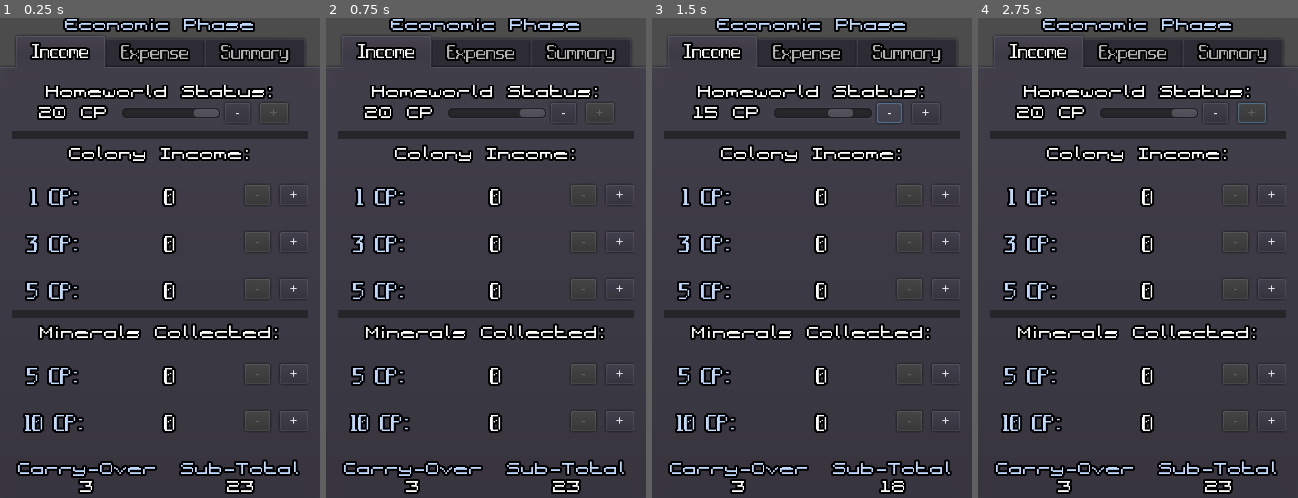
Above: before the commit, frames 1-4 (left to right).
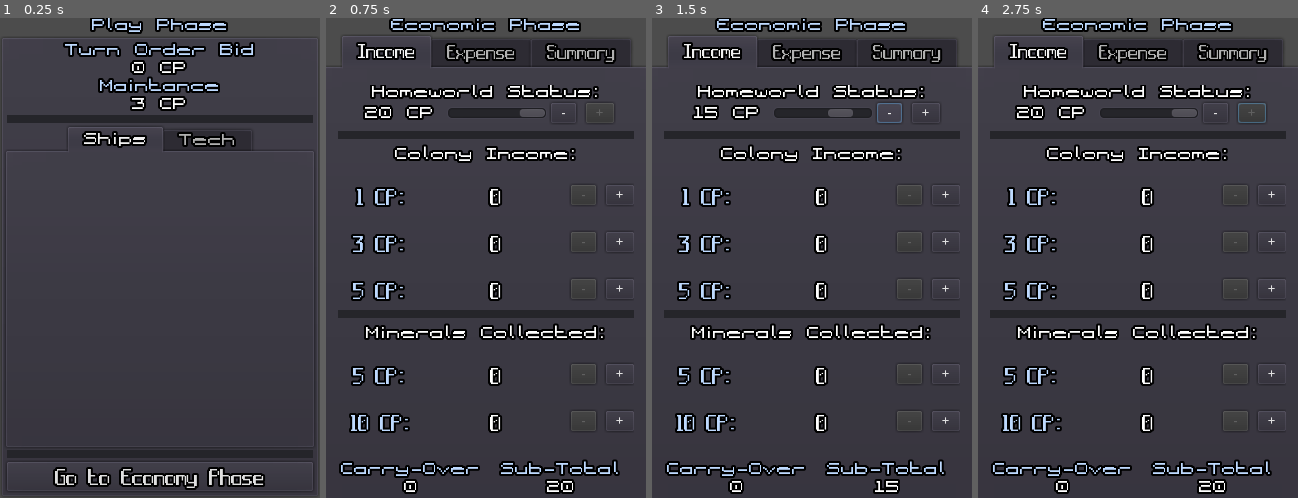
Above: after the commit, the same moments.

Repository: GalaxyCr8r/SpaceEmpires4xHelper
Game: Godot game, scene res://PlayPhase/PlayPhase.tscn
Two runs of this game, one before a commit and one after it. Both use one fixed random seed, a clock stepped at 60 frames per second and the inputs below. Before the commit the project starts from res://EconomicPhase.tscn.
Inputs (mouse positions are in pixels of both pictures, inside the frame that each line leads up to):
- Up to frame 1 (0.25 s): no input
- Up to frame 2 (0.75 s): click (486, 478) at 0.5 s, where only the run after the commit has a clickable "Go to Economy Phase"
- Up to frame 3 (1.5 s): click "-" at 1.25 s
- Up to frame 4 (2.75 s): click "+" at 2 s

The runs differ from the first frame. In frame 1, 21% of the frame differs, in the area x 0-100%, y 0-100%; in frame 2, 1.4%; in frame 3, 1.4%; in frame 4, 1.4%.

Commit message:
Added basic play-econ loop!

Diff:
--- a/EconomicPhase.tscn
+++ b/EconPhase/EconomicPhase.tscn
@@ -1,6 +1,6 @@
 [gd_scene load_steps=5 format=2]
 
-[ext_resource path="res://EconomicPhase.gd" type="Script" id=1]
+[ext_resource path="res://EconPhase/EconomicPhase.gd" type="Script" id=1]
 [ext_resource path="res://Fonts/Terminus.tres" type="DynamicFont" id=2]
 [ext_resource path="res://TurnMenus.tscn" type="PackedScene" id=3]
 [ext_resource path="res://Fonts/IndepModern.tres" type="DynamicFont" id=4]
--- a/EconPhase/Expense/ExpenseContents.gd
+++ b/EconPhase/Expense/ExpenseContents.gd
@@ -6,7 +6,7 @@
 ## Exported vars
 
 ## Internal Vars
-onready var maintRow:IncomeRow = $VBoxContainer/VBoxContainer/MaintRow
+onready var exiMaint:TitleAmount = $VBoxContainer/ExistingMaint
 onready var miscCost:TitleAmount = $VBoxContainer/Summary/MiscCost
 onready var resCost:TitleAmount = $VBoxContainer/Summary/ResearchCost
 onready var buildCost:TitleAmount = $VBoxContainer/Summary/BuildCost
@@ -19,32 +19,27 @@
 
 ## Methods
 func _ready():
-	maintRow.set_value(Global.lastTurnMaintance)
 	# Do NOT set res/build cost here because by default don't build/research anything.
 	Global.connect("currentIncome_changed", self, "_updateMax")
+	call_deferred("_updateAll")
 
 func _updateMax(currentIncome):
-	turnOrderBidRow.set_max_value(Global.currentIncomeCp)
+	turnOrderBidRow.set_max_value(currentIncome)
+	_updateAll()
 
 func _updateAll():
 	# Update summaries
-	miscCost.value = maintance + turnOrderBid
-
-	# Update global expense subtotal
-	subTotal = miscCost.value
-	subTotal += resCost.value
-	subTotal += buildCost.value
-	Global.currentExpenses = subTotal
+	Global.turnOrderBid = turnOrderBid
+	exiMaint.value = Global.getExistingMaintance()
+	miscCost.value = exiMaint.value + turnOrderBid
+	resCost.value = Global.getCostOfNewTech()
+	buildCost.value = Global.getCostOfNewShips()
 	availableCp.value = Global.getRemainingCp()
 
 ## Connected Signals
 func _on_TurnOrderBid_value_changed(new_value):
 	turnOrderBid = new_value
 	Global.turnOrderBid = turnOrderBid
-	call_deferred("_updateAll")
-
-func _on_Maintance_value_changed(new_value):
-	maintance = new_value
 	call_deferred("_updateAll")
 
 func _on_Research_value_changed(new_value):
--- a/EconPhase/Expense/ExpenseContents.tscn
+++ b/EconPhase/Expense/ExpenseContents.tscn
@@ -4,7 +4,7 @@
 [ext_resource path="res://Fonts/Terminus.tres" type="DynamicFont" id=2]
 [ext_resource path="res://Utility/ScrollBarRow.tscn" type="PackedScene" id=3]
 [ext_resource path="res://Utility/HorizontalRuler.tscn" type="PackedScene" id=4]
-[ext_resource path="res://EconPhase/Expense/MaintRow.tscn" type="PackedScene" id=5]
+[ext_resource path="res://Utility/TitleAmount.tscn" type="PackedScene" id=5]
 [ext_resource path="res://EconPhase/Expense/ResearchTab.tscn" type="PackedScene" id=6]
 [ext_resource path="res://EconPhase/Expense/BuildTab.tscn" type="PackedScene" id=7]
 [ext_resource path="res://EconPhase/Expense/MiscCost.tscn" type="PackedScene" id=8]
@@ -45,31 +45,21 @@
 margin_right = 296.0
 margin_bottom = 54.0
 
-[node name="VBoxContainer" type="VBoxContainer" parent="VBoxContainer"]
+[node name="ExistingMaint" parent="VBoxContainer" instance=ExtResource( 5 )]
+anchor_right = 0.0
+anchor_bottom = 0.0
 margin_top = 62.0
 margin_right = 296.0
-margin_bottom = 103.0
-
-[node name="Label" type="Label" parent="VBoxContainer/VBoxContainer"]
-margin_right = 296.0
-margin_bottom = 14.0
-custom_fonts/font = ExtResource( 2 )
-text = "Maintance:"
-align = 1
-
-[node name="MaintRow" parent="VBoxContainer/VBoxContainer" instance=ExtResource( 5 )]
-margin_left = 0.0
-margin_right = 296.0
-margin_bottom = 41.0
-alignment = 0
+margin_bottom = 94.0
+title = "Existing Maintance"
 
 [node name="HorizontalRuler2" parent="VBoxContainer" instance=ExtResource( 4 )]
-margin_top = 111.0
+margin_top = 102.0
 margin_right = 296.0
-margin_bottom = 119.0
+margin_bottom = 110.0
 
 [node name="TabContainer" type="TabContainer" parent="VBoxContainer"]
-margin_top = 127.0
+margin_top = 118.0
 margin_right = 296.0
 margin_bottom = 430.0
 size_flags_vertical = 3
@@ -84,46 +74,49 @@
 margin_top = 438.0
 margin_right = 296.0
 margin_bottom = 470.0
-custom_constants/separation = 8
+grow_horizontal = 0
+size_flags_horizontal = 3
 alignment = 1
 
 [node name="MiscCost" parent="VBoxContainer/Summary" instance=ExtResource( 8 )]
 anchor_right = 0.0
 anchor_bottom = 0.0
-margin_left = 19.0
-margin_right = 75.0
+margin_right = 71.0
 margin_bottom = 32.0
+size_flags_horizontal = 3
 title = "Misc."
 value = 0
 
 [node name="ResearchCost" parent="VBoxContainer/Summary" instance=ExtResource( 9 )]
 anchor_right = 0.0
 anchor_bottom = 0.0
-margin_left = 83.0
-margin_right = 138.0
+margin_left = 75.0
+margin_right = 146.0
 margin_bottom = 32.0
+size_flags_horizontal = 3
 title = "Res."
 value = 0
 
 [node name="BuildCost" parent="VBoxContainer/Summary" instance=ExtResource( 10 )]
 anchor_right = 0.0
 anchor_bottom = 0.0
-margin_left = 146.0
-margin_right = 204.0
+margin_left = 150.0
+margin_right = 221.0
 margin_bottom = 32.0
+size_flags_horizontal = 3
 title = "Build"
 value = 0
 
 [node name="RemainingCp" parent="VBoxContainer/Summary" instance=ExtResource( 10 )]
 anchor_right = 0.0
 anchor_bottom = 0.0
-margin_left = 212.0
-margin_right = 277.0
+margin_left = 225.0
+margin_right = 296.0
 margin_bottom = 32.0
+size_flags_horizontal = 3
 title = "Avail."
 value = 0
 
 [connection signal="value_changed" from="VBoxContainer/TurnOrderBid/ScrollBarRow" to="." method="_on_TurnOrderBid_value_changed"]
-[connection signal="value_changed" from="VBoxContainer/VBoxContainer/MaintRow" to="." method="_on_Maintance_value_changed"]
 [connection signal="value_changed" from="VBoxContainer/TabContainer/Research" to="." method="_on_Research_value_changed"]
 [connection signal="value_changed" from="VBoxContainer/TabContainer/Build" to="." method="_on_Build_value_changed"]
--- a/EconPhase/Income/IncomeContents.tscn
+++ b/EconPhase/Income/IncomeContents.tscn
@@ -131,23 +131,23 @@
 margin_top = 438.0
 margin_right = 304.0
 margin_bottom = 470.0
-custom_constants/separation = 24
 alignment = 1
 
 [node name="CarryOver" parent="VBoxContainer/Misc" instance=ExtResource( 10 )]
 anchor_right = 0.0
 anchor_bottom = 0.0
-margin_left = 10.0
-margin_right = 149.0
+margin_right = 150.0
 margin_bottom = 32.0
+size_flags_horizontal = 3
 title = "Carry-Over"
 
 [node name="SubTotal" parent="VBoxContainer/Misc" instance=ExtResource( 10 )]
 anchor_right = 0.0
 anchor_bottom = 0.0
-margin_left = 173.0
-margin_right = 293.0
+margin_left = 154.0
+margin_right = 304.0
 margin_bottom = 32.0
+size_flags_horizontal = 3
 title = "Sub-Total"
 
 [connection signal="value_changed" from="VBoxContainer/ScrollableIncomeSources/IncomeSources/Homeworld/HomeworldStatusRow" to="." method="_on_HomeworldStatusRow_value_changed"]
--- a/EconPhase/Summary/SummaryContents.gd
+++ b/EconPhase/Summary/SummaryContents.gd
@@ -28,10 +28,20 @@
 func _updateAll():
 	colonyCp.value = Global.colonyIncome
 	mineralCp.value = Global.mineralIncome
-	maintance.value = Global.getCurrentMaintance()
+	maintance.value = Global.getExistingMaintance()
 	turnOrder.value = Global.turnOrderBid
-	techSpending.value = 0 #Global.getTechSpending()
-	shipSpending.value = 0 #GLobal.getShipSpending()
+	techSpending.value = Global.getCostOfNewTech()
+	shipSpending.value = Global.getCostOfNewShips()
 	remainingCp.value = Global.getRemainingCp()
 
+	## TODO make an onready var
+	$VBoxContainer/DoneWithEconPhase/DoneButton.disabled = Global.getRemainingCp() < 0
+
 ## Connected Signals
+func _on_Done_button_up():
+	if Global.getRemainingCp() >= 0:
+		call_deferred("_changeScene")
+
+func _changeScene():
+	get_tree().change_scene("res://PlayPhase/PlayPhase.tscn")
+	Global.goToPlayPhase()
--- a/EconPhase/Summary/SummaryContents.tscn
+++ b/EconPhase/Summary/SummaryContents.tscn
@@ -101,7 +101,7 @@
 anchor_bottom = 0.0
 margin_right = 136.0
 margin_bottom = 32.0
-size_flags_horizontal = 2
+size_flags_horizontal = 3
 title = "Technology"
 
 [node name="ShipSpending" parent="VBoxContainer/Expenses" instance=ExtResource( 3 )]
@@ -110,6 +110,7 @@
 margin_left = 144.0
 margin_right = 292.0
 margin_bottom = 32.0
+size_flags_horizontal = 3
 title = "Space Ships"
 
 [node name="HorizontalRuler3" parent="VBoxContainer" instance=ExtResource( 4 )]
@@ -145,10 +146,12 @@
 margin_bottom = 401.0
 alignment = 1
 
-[node name="Button" type="Button" parent="VBoxContainer/DoneWithEconPhase"]
+[node name="DoneButton" type="Button" parent="VBoxContainer/DoneWithEconPhase"]
 margin_left = 71.0
 margin_right = 221.0
 margin_bottom = 29.0
 rect_min_size = Vector2( 150, 0 )
 custom_fonts/font = ExtResource( 2 )
 text = "Done"
+
+[connection signal="button_up" from="VBoxContainer/DoneWithEconPhase/DoneButton" to="." method="_on_Done_button_up"]
--- a/Global.gd
+++ b/Global.gd
@@ -3,21 +3,22 @@
 ## Provided Signals
 signal currentIncome_changed()
 signal currentExpenses_changed()
-signal currentEconPhaseValues_changed()
+
+signal existingShips_changed()
 
 ## Exported vars
 #export var STARTING_SCOUTS := 3
 
 ## Internal Vars
-enum ShipType {SC, DD, CA, BC, BB, DN, CO, BS, MR, SY}
+enum ShipType {SC, DD, CA, BC, BB, DN, CO, BS, MR, SY, DC}
 enum Tech {
 	ShipSize,
 	Attack,
 	Defense,
 	Tactics,
 	Move,
-	ShipYards,
-	Terraforming,
+	ShipYard,
+	Terraform,
 	Exploration
 }
 
@@ -28,19 +29,21 @@
 var turnOrderBid := 0 setget setTurnOrderBid
 var newTech := {}
 var newShips := {}
-var currentIncomeCp := 0 setget ,getCurrentCp
-var currentExpenses := 0 setget ,getExpenses
+var currentIncome := 0 setget setNothing
+var currentExpenses := 0 setget setNothing
+
+# Don't allow people to set these
+func setNothing(value):
+	print("Read only!")
 
 ## Last Econ Phase
 var researchedTech := {}
-var constructedShips := {}
-var lastTurnCarryOver := 3
-var lastTurnMaintance := 7
-onready var currentMaintance := 0 setget ,getCurrentMaintance
+var existingShips := {}
+var lastTurnCarryOver := 0
 
 ## Methods
 func _ready():
-	resetConstructedShips()
+	resetExistingShips()
 	resetTech()
 
 func resetEconPhase():
@@ -51,50 +54,205 @@
 	newTech = {}
 	newShips = {}
 
+func goToPlayPhase():
+	# Add new ships
+	for shpTyp in newShips:
+		existingShips[shpTyp] = existingShips.get(shpTyp, 0) + newShips[shpTyp]
+	# Add upgraded tech
+	for techTyp in newTech:
+		researchedTech[techTyp] = researchedTech.get(techTyp, 0) + newTech[techTyp]
+	lastTurnCarryOver = getRemainingCp()
+
+func goToEconPhase():
+	resetEconPhase()
+
 ## Empire-wide
-func resetConstructedShips():
-	constructedShips = {ShipType.SC: 3}
+func resetExistingShips():
+	existingShips = {ShipType.SC: 3, ShipType.CO: 3, ShipType.SY: 4, ShipType.MR: 1}
 
 func resetTech():
-	researchedTech = {Tech.ShipSize: 1, Tech.Move: 1, Tech.ShipYards: 1}
+	researchedTech = {Tech.ShipSize: 1, Tech.Move: 1, Tech.ShipYard: 1}
+
+func getExistingMaintance() -> int:
+	var maint := 0
+	for shpTyp in existingShips:
+		print("Constructed ship type found: ", shpTyp, " from: ", existingShips[shpTyp])
+		maint += getShipTypeMaintance(shpTyp) * existingShips[shpTyp]
+	print("Existing Maintance:", maint)
+	return maint
 
 ## Income
 func setColonyIncome(new_cp:int):
 	colonyIncome = new_cp
-	currentIncomeCp = lastTurnCarryOver + colonyIncome + mineralIncome
-	emit_signal("currentIncome_changed", currentIncomeCp)
+	_updateIncome()
+	emit_signal("currentIncome_changed", currentIncome)
 
 func setMineralIncome(new_cp:int):
 	mineralIncome = new_cp
-	currentIncomeCp = lastTurnCarryOver + colonyIncome + mineralIncome
-	emit_signal("currentIncome_changed", currentIncomeCp)
-
-func getCurrentCp() -> int:
-	return lastTurnCarryOver + colonyIncome + mineralIncome
+	_updateIncome()
+	emit_signal("currentIncome_changed", currentIncome)
+
+func _updateIncome():
+	currentIncome = lastTurnCarryOver + colonyIncome + mineralIncome
 
 ## Expenses
 func getRemainingCp() -> int:
-	return currentIncomeCp - currentExpenses
-
-func getCurrentMaintance() -> int:
+	return currentIncome - currentExpenses
+
+func getNewMaintance() -> int:
 	var maint := 0
-	for shpTyp in constructedShips:
-		print("Constructed ship type found: ", shpTyp, " from: ", constructedShips[shpTyp])
-		maint += getShipTypeMaintance(shpTyp) * constructedShips[shpTyp]
 	for shpTyp in newShips:
-		print("New ship type found: ", shpTyp, " from: ", newShips[shpTyp])
+		print("New ship type found: ", shpTyp, " count: ", newShips[shpTyp])
 		maint += getShipTypeMaintance(shpTyp) * newShips[shpTyp]
+	print("New Maintance:", maint)
 	return maint
 
 func setTurnOrderBid(new_bid:int):
 	turnOrderBid = new_bid
-	currentExpenses = getCurrentMaintance() + turnOrderBid
+	currentExpenses = getExistingMaintance() + turnOrderBid
 	emit_signal("currentExpenses_changed", currentExpenses)
 
-func getExpenses() -> int:
-	return currentExpenses
-
 ## Spending
+func getCostOfNewTech() -> int:
+	var cost := 0
+	for techTyp in newTech:
+		print("New tech type found: ", techTyp, " level: ", newTech[techTyp])
+		cost += getTechCost(techTyp, newTech[techTyp])
+	return cost
+
+func getTechCost(techType, level) -> int:
+	match techType:
+		Tech.ShipSize:
+			if level < 4:
+				return 5 * level
+			return 20
+		Tech.Attack, Tech.Defense:
+			match level:
+				1:
+					return 20
+				2:
+					return 30
+				3:
+					return 25
+				_:
+					print("WARNING Invalid Attack or Defense level:", level)
+					return 0
+		Tech.Tactics:
+			return 15
+		Tech.Move:
+			if level < 3:
+				return 20
+			elif level < 6:
+				return 25
+			else:
+				return 20
+		Tech.Terraform:
+			return 20
+		Tech.Exploration:
+			return 15
+		Tech.ShipYard:
+			return 10 + (5 * level)
+		_:
+			print("WARNING! Tech type >", techType, "< doesn't exist!")
+			return 0
+
+func getTechMaxLevel(techType) -> int:
+	match techType:
+		Tech.ShipSize:
+			return 6
+		Tech.Attack, Tech.Defense, Tech.Tactics, Tech.ShipYard:
+			return 3
+		Tech.Move:
+			return 7
+		Tech.Terraform, Tech.Exploration:
+			return 0
+		_:
+			print("WARNING! Tech type >", techType, "< doesn't exist!")
+			return 0
+
+func currentResearchLevel(techType) -> int:
+	return researchedTech.get(techType) if \
+		researchedTech.get(techType) >= newTech.get(techType) else \
+		newTech.get(techType)
+
+func getCostOfNewShips() -> int:
+	var cost := 0
+	for shpTyp in newShips:
+		print("New ship type found: ", shpTyp, " count: ", newShips[shpTyp])
+		cost += getShipTypeCost(shpTyp) * newShips[shpTyp]
+	return cost
+
+func getShipTypeCost(shipType) -> int:
+	match shipType:
+		ShipType.SC, ShipType.SY:
+			return 6
+		ShipType.DD:
+			return 9
+		ShipType.CA:
+			return 12
+		ShipType.BC:
+			return 15
+		ShipType.BB:
+			return 20
+		ShipType.DN:
+			return 24
+		ShipType.CO:
+			return 8
+		ShipType.BS:
+			return 12
+		ShipType.MR:
+			return 5
+		ShipType.DC:
+			return 1
+		_:
+			print("WARNING! Ship type >", shipType, "< doesn't exist!")
+			return 0
+
+func getShipTypeName(shipType) -> String:
+	match shipType:
+		ShipType.SC:
+			return "Scout"
+		ShipType.DD:
+			return "Destroyer"
+		ShipType.CA:
+			return "Cruiser"
+		ShipType.BC:
+			return "Battlecruiser"
+		ShipType.BB:
+			return "Battleship"
+		ShipType.DN:
+			return "Dreadnaught"
+		ShipType.CO:
+			return "Colony Ship"
+		ShipType.BS:
+			return "Base"
+		ShipType.MR:
+			return "Miner"
+		ShipType.DC:
+			return "Decoy"
+		ShipType.SY:
+			return "Shipyard"
+		_:
+			print("WARNING! Ship type >", shipType, "< doesn't exist!")
+			return "NULL NAME"
+
+func canBuildShip(shipType) -> bool:
+	match shipType:
+		ShipType.SC, ShipType.SY, ShipType.CO, ShipType.MR, ShipType.DC:
+			return true
+		ShipType.DD, ShipType.BS:
+			return currentResearchLevel(Tech.ShipSize) >= 2
+		ShipType.CA:
+			return currentResearchLevel(Tech.ShipSize) >= 3
+		ShipType.BC:
+			return currentResearchLevel(Tech.ShipSize) >= 4
+		ShipType.BB:
+			return currentResearchLevel(Tech.ShipSize) >= 5
+		ShipType.DN:
+			return currentResearchLevel(Tech.ShipSize) >= 6
+		_:
+			print("WARNING! Ship type >", shipType, "< doesn't exist!")
+			return false
 
 func getShipTypeMaintance(shipType) -> int:
 	match shipType:
--- /dev/null
+++ b/PlayPhase/CurrentMaintance.gd
@@ -0,0 +1,13 @@
+extends TitleAmount
+
+# Declare member variables here. Examples:
+# var a = 2
+# var b = "text"
+
+# Called when the node enters the scene tree for the first time.
+func _ready():
+	Global.connect("existingShips_changed", self, "_update")
+	call_deferred("_update")
+
+func _update():
+	set_value(Global.getExistingMaintance())
--- /dev/null
+++ b/PlayPhase/PlayPhase.gd
@@ -0,0 +1,23 @@
+extends VBoxContainer
+
+## Provided Signals
+#signal value_changed(new_value)
+
+## Exported vars
+#export var value : int = 0 setget set_value, get_value
+
+## Internal Vars
+#onready var  : =
+
+## Methods
+func _ready():
+	$VBoxContainer/PanelContainer/VBoxContainer/TurnOrderBid.value = Global.turnOrderBid
+
+## Connected Signals
+
+func _on_EconPhaseButton_button_up():
+	call_deferred("_goToEconPhase")
+
+func _goToEconPhase():
+	get_tree().change_scene("res://EconPhase/EconomicPhase.tscn")
+	Global.goToEconPhase()
--- /dev/null
+++ b/PlayPhase/PlayPhase.tscn
@@ -0,0 +1,110 @@
+[gd_scene load_steps=7 format=2]
+
+[ext_resource path="res://PlayPhase/PlayPhase.gd" type="Script" id=1]
+[ext_resource path="res://Fonts/Terminus.tres" type="DynamicFont" id=2]
+[ext_resource path="res://Utility/TitleAmount.tscn" type="PackedScene" id=3]
+[ext_resource path="res://PlayPhase/CurrentMaintance.gd" type="Script" id=4]
+[ext_resource path="res://Utility/HorizontalRuler.tscn" type="PackedScene" id=5]
+[ext_resource path="res://Fonts/IndepModern.tres" type="DynamicFont" id=6]
+
+[node name="PlayPhase" type="VBoxContainer"]
+anchor_right = 1.0
+anchor_bottom = 1.0
+script = ExtResource( 1 )
+
+[node name="VBoxContainer" type="VBoxContainer" parent="."]
+margin_right = 320.0
+margin_bottom = 480.0
+size_flags_horizontal = 3
+size_flags_vertical = 3
+
+[node name="Label" type="Label" parent="VBoxContainer"]
+margin_right = 320.0
+margin_bottom = 14.0
+custom_fonts/font = ExtResource( 2 )
+custom_colors/font_color = Color( 0.745098, 0.854902, 1, 1 )
+text = "Play Phase"
+align = 1
+
+[node name="PanelContainer" type="PanelContainer" parent="VBoxContainer"]
+margin_top = 18.0
+margin_right = 320.0
+margin_bottom = 480.0
+size_flags_horizontal = 3
+size_flags_vertical = 3
+
+[node name="VBoxContainer" type="VBoxContainer" parent="VBoxContainer/PanelContainer"]
+margin_left = 7.0
+margin_top = 7.0
+margin_right = 313.0
+margin_bottom = 455.0
+custom_constants/separation = 4
+
+[node name="TurnOrderBid" parent="VBoxContainer/PanelContainer/VBoxContainer" instance=ExtResource( 3 )]
+anchor_right = 0.0
+anchor_bottom = 0.0
+margin_right = 306.0
+margin_bottom = 32.0
+size_flags_horizontal = 3
+title = "Turn Order Bid"
+postfix = " CP"
+
+[node name="CurMaint" parent="VBoxContainer/PanelContainer/VBoxContainer" instance=ExtResource( 3 )]
+anchor_right = 0.0
+anchor_bottom = 0.0
+margin_top = 36.0
+margin_right = 306.0
+margin_bottom = 68.0
+size_flags_horizontal = 3
+script = ExtResource( 4 )
+title = "Maintance"
+postfix = " CP"
+
+[node name="HorizontalRuler" parent="VBoxContainer/PanelContainer/VBoxContainer" instance=ExtResource( 5 )]
+margin_top = 72.0
+margin_right = 306.0
+margin_bottom = 80.0
+
+[node name="TabContainer" type="TabContainer" parent="VBoxContainer/PanelContainer/VBoxContainer"]
+margin_top = 84.0
+margin_right = 306.0
+margin_bottom = 403.0
+size_flags_vertical = 3
+custom_fonts/font = ExtResource( 2 )
+
+[node name="Ships" type="Tabs" parent="VBoxContainer/PanelContainer/VBoxContainer/TabContainer"]
+anchor_right = 1.0
+anchor_bottom = 1.0
+margin_left = 4.0
+margin_top = 32.0
+margin_right = -4.0
+margin_bottom = -4.0
+
+[node name="Tech" type="Tabs" parent="VBoxContainer/PanelContainer/VBoxContainer/TabContainer"]
+visible = false
+anchor_right = 1.0
+anchor_bottom = 1.0
+margin_left = 4.0
+margin_top = 32.0
+margin_right = -4.0
+margin_bottom = -4.0
+
+[node name="HorizontalRuler2" parent="VBoxContainer/PanelContainer/VBoxContainer" instance=ExtResource( 5 )]
+margin_top = 407.0
+margin_right = 306.0
+margin_bottom = 415.0
+
+[node name="HBoxContainer" type="HBoxContainer" parent="VBoxContainer/PanelContainer/VBoxContainer"]
+margin_top = 419.0
+margin_right = 306.0
+margin_bottom = 448.0
+size_flags_horizontal = 7
+
+[node name="EconPhaseButton" type="Button" parent="VBoxContainer/PanelContainer/VBoxContainer/HBoxContainer"]
+margin_right = 306.0
+margin_bottom = 29.0
+size_flags_horizontal = 7
+custom_fonts/font = ExtResource( 6 )
+text = "Go to Economy Phase"
+
+[connection signal="button_up" from="VBoxContainer/PanelContainer/VBoxContainer/HBoxContainer/EconPhaseButton" to="." method="_on_EconPhaseButton_button_up"]
--- a/Utility/ScrollBarRow.gd
+++ b/Utility/ScrollBarRow.gd
@@ -36,6 +36,9 @@
 	scrollBar.max_value = new_max
 
 func _updateAll():
+	if upDown == null:
+		call_deferred("_updateAll")
+		return
 	upDown.value = value
 	scrollBar.value = value
 	_updateLabel()
@@ -50,6 +53,9 @@
 	call_deferred("_updateLabel")
 
 func _on_UpDownButton_value_changed(new_value:int):
+	if scrollBar == null:
+		call_deferred("_on_UpDownButton_value_changed", new_value)
+		return
 	set_value(new_value)
 	scrollBar.value = new_value
 	call_deferred("_updateLabel")
--- a/Utility/UpDownButton.gd
+++ b/Utility/UpDownButton.gd
@@ -27,6 +27,10 @@
 	return value
 
 func _updateAvailability(force:bool = false):
+	if minus == null:
+		call_deferred("_updateAvailability", force)
+		return
+
 	## If we want to force the change, or if the value has changed
 	if force or value != __last_value:
 		__last_value = value
--- a/project.godot
+++ b/project.godot
@@ -39,7 +39,7 @@
 [application]
 
 config/name="SpaceEmpires4x Helper"
-run/main_scene="res://EconomicPhase.tscn"
+run/main_scene="res://PlayPhase/PlayPhase.tscn"
 config/icon="res://icon.png"
 
 [autoload]
Renamed: EconomicPhase.gd -> EconPhase/EconomicPhase.gd
